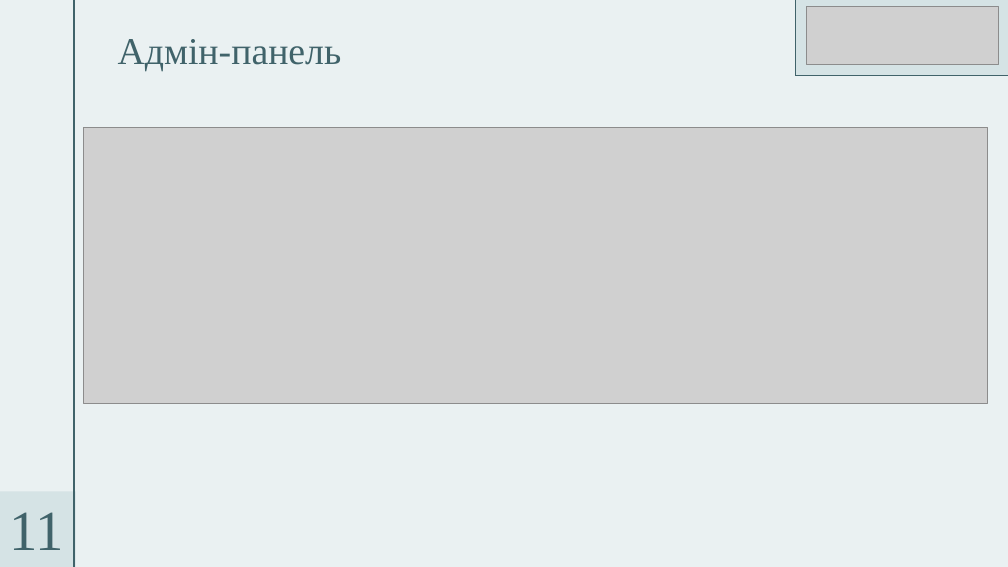
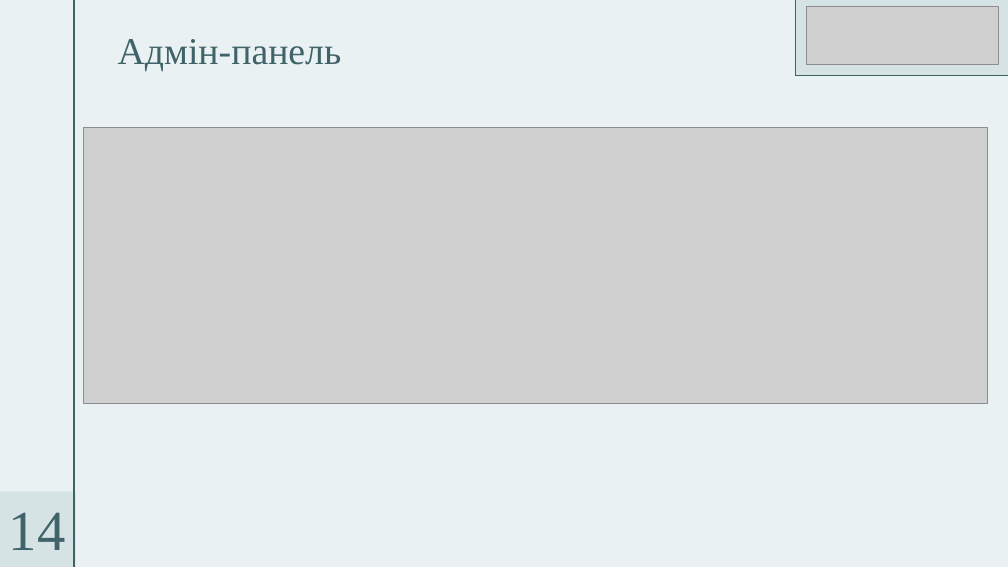
Before and after one commit to Maksim-Deshkov/vinyl-crm-diploma, a slide deck: slide 14 of Презентація Диплом.pptx (slide 11 before the commit). Drawn at 1008x567 pixels with LibreOffice and Linux fonts; fonts in the diff are those of the drawing; grey boxes stand for pictures. Boxes give left, top, right and bottom in pixels: in the first picture for what was removed or moved away, otherwise in the second. Text is boxed around its words. In the diff, an @@ line names an element or a change of style, - is before the commit and + after.

```diff
--- a/Презентація Диплом.pptx
+++ b/Презентація Диплом.pptx
@@ text at [9, 512, 66, 550]: text changed @@
-11
+14
```
Also in this commit, not shown: 11 other slides changed, 3 slides added, 1 other file.
